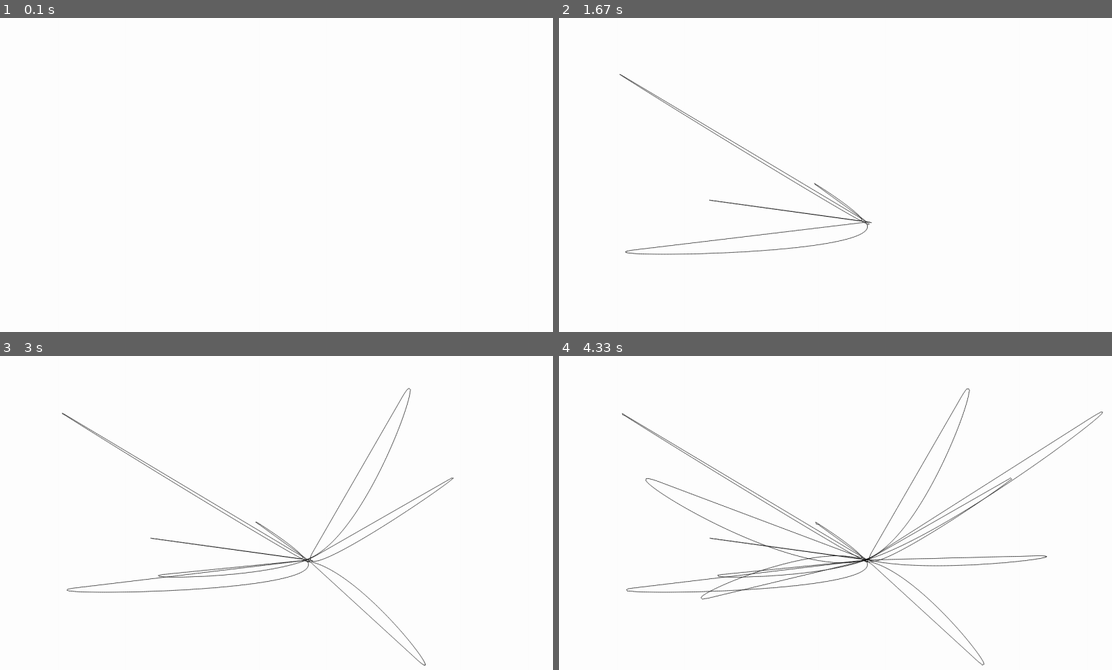
Above: before the commit, frames 1-4 (two rows, left to right).
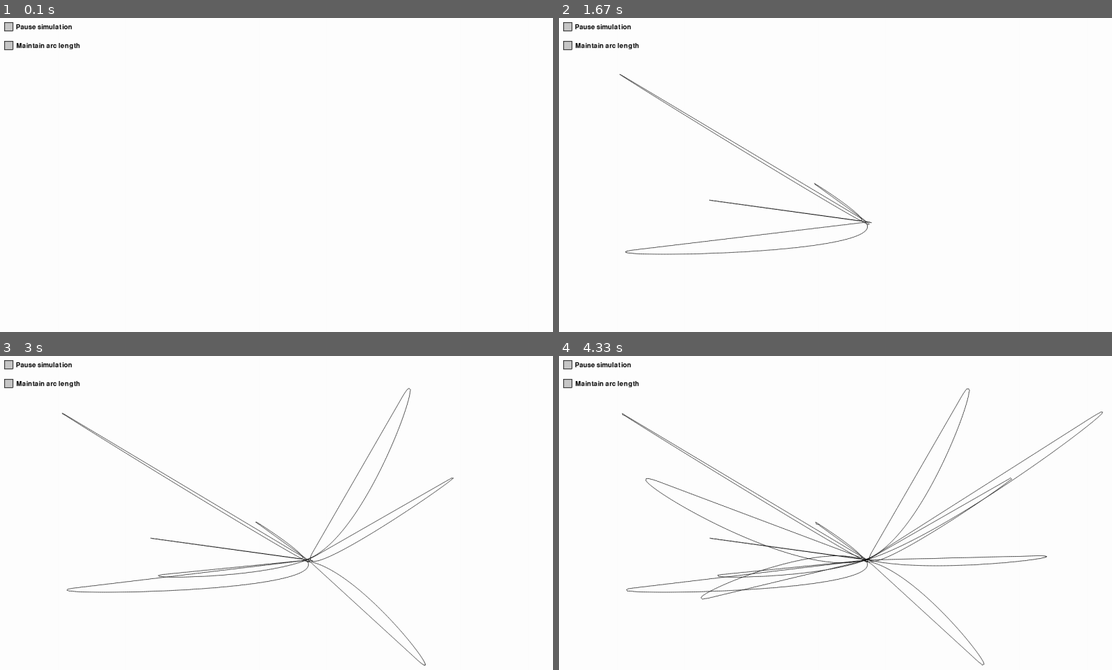
Above: after the commit, the same moments.

Repository: minscore0/Curve-Shortening-Flow-Simulation
Game: pygame game, started from curve_shortening_flow.py
Two runs of this game, one before a commit and one after it. Both use one fixed random seed, a clock stepped at 60 frames per second and the inputs below.
Inputs (mouse positions are in pixels of both pictures, inside the frame that each line leads up to):
- Up to frame 1 (0.1 s): no input
- Up to frame 2 (1.67 s): press the mouse at (868, 222) at 0.37 s; move the mouse to (791, 209) at 0.47 s; release the mouse at (713, 200) at 0.6 s; click (813, 184) at 0.72 s; click (625, 77) at 1.05 s; click (630, 250) at 1.38 s
- Up to frame 3 (3 s): click (403, 396) at 1.72 s; click (447, 478) at 2.05 s; click (165, 572) at 2.38 s; click (420, 660) at 2.72 s
- Up to frame 4 (4.33 s): click (708, 597) at 3.05 s; click (1089, 418) at 3.38 s; click (658, 481) at 3.72 s; click (1034, 553) at 4.05 s

The runs differ from the first frame. In frame 1, 0.4% of the frame differs, in the area x 0-15%, y 1-11%; in frame 2, 0.4%; in frame 3, 0.4%; in frame 4, 0.4%.

Commit message:
added buttons (functionality for pausing flow)

Diff:
--- a/curve_shortening_flow.py
+++ b/curve_shortening_flow.py
@@ -67,19 +67,6 @@
     return curve_data
 
 
-def remove_repeats(input_list):
-    if not input_list:
-        return []
-
-    result = [input_list[0]]  # Start with the first element
-    for num in input_list[1:]:
-        if math.dist(num, result[-1]) > ds:
-        #if (round(num[0]), round(num[1])) != (round(result[-1][0]), round(result[-1][1])):  # Only add if it's different from the last added
-            result.append(num)
-
-    return result
-
-
 def curve_and_normal(point_1, point_2, point_3): # calculates curvature and normal vector at point_2
     # tangent vectors
     tan_1 = (point_3[0]-point_2[0], point_3[1]-point_2[1])
@@ -141,9 +128,29 @@
     return
 
 
-def update_display(screen, curve_data, scaled_curvature=None): # update display
+def draw_buttons(screen, font, button_data):
+    text1 = font.render("Pause simulation", True, (0, 0, 0))
+    text2 = font.render("Maintain arc length", True, (0, 0, 0))
+    text1_rect = text1.get_rect()
+    text1_rect.center = (125, 42)
+    text2_rect = text2.get_rect()
+    text2_rect.center = (135, 87)
+    screen.blit(text1, text1_rect)
+    screen.blit(text2, text2_rect)
+
+    for i in range(2):
+        if button_data[i] == True:
+            pygame.draw.polygon(screen, (15, 191, 62), [(30, 30 + i*45), (30, 50 + i*45), (50, 50 + i*45), (50, 30 + i*45)])
+            pygame.draw.polygon(screen, (64, 64, 64), [(30, 30 + i*45), (30, 50 + i*45), (50, 50 + i*45), (50, 30 + i*45)], 2)
+        else:
+            pygame.draw.polygon(screen, (200, 200, 200), [(30, 30 + i*45), (30, 50 + i*45), (50, 50 + i*45), (50, 30 + i*45)])
+            pygame.draw.polygon(screen, (64, 64, 64), [(30, 30 + i*45), (30, 50 + i*45), (50, 50 + i*45), (50, 30 + i*45)], 2)
+
+
+def update_display(screen, curve_data, button_data, font, scaled_curvature=None): # update display
     screen.fill("white")
     draw_curve(screen, curve_data, scaled_curvature)
+    draw_buttons(screen, font, button_data)
     pygame.display.flip()
     return
 
@@ -154,6 +161,10 @@
 drawing = False
 curve_data = list()
 scaled_curvature = None
+button_data = [False, False]
+
+font1 = pygame.font.Font("freesansbold.ttf", 16)
+test = font1.render("Pause simulation", True, (255, 255, 255))
 
 while running:
 
@@ -163,8 +174,14 @@
         if event.type == pygame.QUIT:
             running = False
 
-        elif event.type == pygame.MOUSEBUTTONDOWN and not started:
-            drawing = True
+        elif event.type == pygame.MOUSEBUTTONDOWN:
+            if not drawing:
+                if math.dist(pygame.mouse.get_pos(), (40, 40)) <= 15:
+                    button_data[0] = not button_data[0]
+                elif math.dist(pygame.mouse.get_pos(), (40, 85)) <= 15:
+                    button_data[1] = not button_data[1]
+                elif not started:
+                    drawing = True
 
         elif event.type == pygame.MOUSEBUTTONUP and not started:
             print("called")
@@ -187,12 +204,12 @@
 
     if drawing:
         curve_data = collect_data(drawing, curve_data)
-    if started:
+    if started and not button_data[0]:
         if len(curve_data) <= 3:
             curve_data = list()
             scaled_curvature = None
             started = False
             continue
         curve_data, scaled_curvature = csf(curve_data)
-    update_display(screen, curve_data, scaled_curvature)
+    update_display(screen, curve_data, button_data, font1, scaled_curvature)
 pygame.quit()
--- a/matplotlib_csf.py
+++ b/matplotlib_csf.py
@@ -39,8 +39,12 @@
     normal_vec[0] /= math.dist((0, 0), normal_vec)
     normal_vec[1] /= math.dist((0, 0), normal_vec)
 
+    tan = ((tan_1[0] + tan_2[0])/2, (tan_1[1] + tan_2[1])/2)
+    dtan = (tan_2[0]-tan_1[0], tan_2[1]-tan_1[1])
+
     # Curvature
     curvature = 2 * (tan_1[0]*tan_2[1] - tan_1[1]*tan_2[0]) / (tan_1_norm + tan_2_norm)
+    #curvature = (tan[0]*dtan[1] - tan[1]*dtan[0])/(1)**(3/2)
 
     return curvature, normal_vec
 
